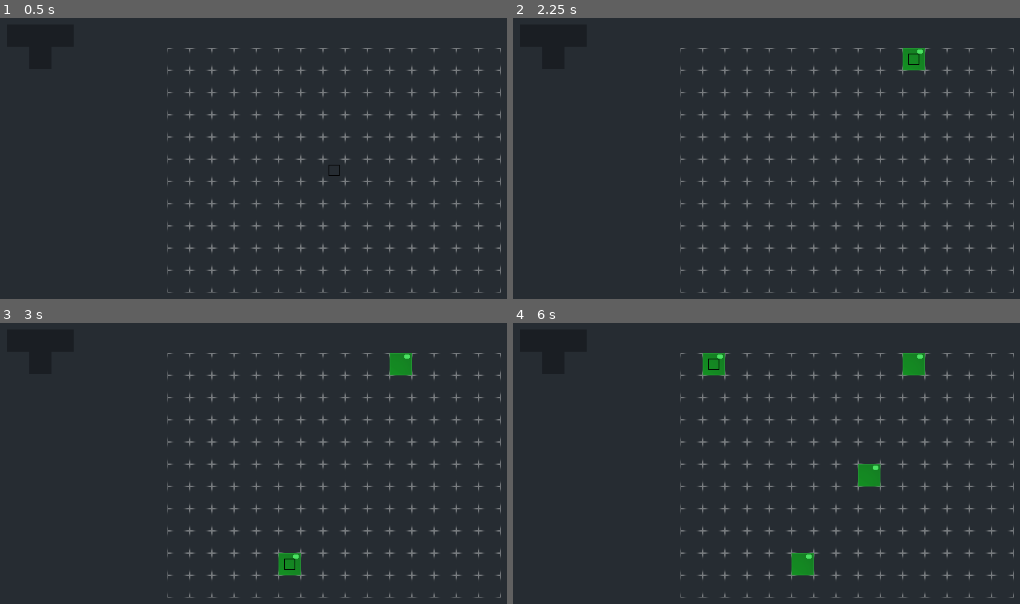
Above: before the commit, frames 1-4 (two rows, left to right).
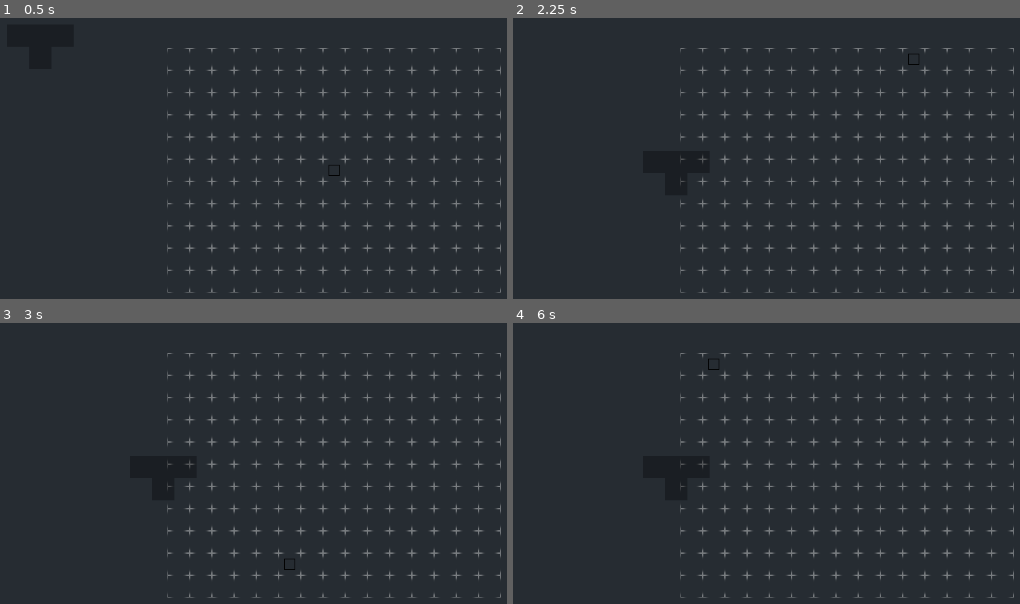
Above: after the commit, the same moments.

Repository: Greatmystic/DecorWizard
Game: Godot game, scene res://Content/Scenes/Levels/main.tscn
Same seed, same stepped clock (60 frames per second), same inputs: the game is played once before the commit and once after it.
Inputs (mouse positions are in pixels of both pictures, inside the frame that each line leads up to):
- Up to frame 1 (0.5 s): no input
- Up to frame 2 (2.25 s): tap Enter at 0.5, 2 s; move the mouse to (553, 57) at 0.52 s; click (553, 57) at 0.6 s; tap Space at 1.25 s; move the mouse to (675, 183) at 1.27 s; click (675, 183) at 1.35 s; move the mouse to (913, 62) at 2.02 s; click (913, 62) at 2.1 s
- Up to frame 3 (3 s): tap Space at 2.75 s; move the mouse to (283, 556) at 2.77 s; click (283, 556) at 2.85 s
- Up to frame 4 (6 s): tap Enter at 3.5 s; move the mouse to (outside the picture) at 3.52 s; click (outside the picture) at 3.6 s; tap Space at 4.25 s; move the mouse to (594, 398) at 4.27 s; click (594, 398) at 4.35 s; move the mouse to (878, 466) at 5.02 s; click (878, 466) at 5.1 s; move the mouse to (715, 353) at 5.77 s; click (715, 353) at 5.85 s

Frame 1 is identical in both runs. In frame 2, 0.4% of the frame differs, in the area x 32-82%, y 10-60%; in frame 3, 0.7%; in frame 4, 1.5%, in the area x 32-82%, y 10-91%.

Commit message:
Blocks can be placed and snap to the grid

Diff:
--- a/Content/Scenes/Blocks/Block T.tscn
+++ b/Content/Scenes/Blocks/Block T.tscn
@@ -7,12 +7,14 @@
 texture = ExtResource("2_67lfs")
 texture_region_size = Vector2i(32, 32)
 0:0/0 = 0
-1:0/0 = 0
-0:1/0 = 0
-1:1/0 = 0
+0:0/0/custom_data_1 = true
 
 [sub_resource type="TileSet" id="TileSet_av8p7"]
 tile_size = Vector2i(32, 32)
+custom_data_layer_0/name = "Writable"
+custom_data_layer_0/type = 1
+custom_data_layer_1/name = "Written"
+custom_data_layer_1/type = 1
 sources/0 = SubResource("TileSetAtlasSource_85t61")
 
 [node name="BlockT" type="Node2D"]
--- a/Content/Scenes/Levels/main.tscn
+++ b/Content/Scenes/Levels/main.tscn
@@ -36,6 +36,8 @@
 tile_size = Vector2i(32, 32)
 custom_data_layer_0/name = "Writable"
 custom_data_layer_0/type = 1
+custom_data_layer_1/name = "Written"
+custom_data_layer_1/type = 1
 sources/0 = SubResource("TileSetAtlasSource_sn1d1")
 sources/2 = SubResource("TileSetAtlasSource_02j58")
 sources/3 = SubResource("TileSetAtlasSource_v2qav")
@@ -44,7 +46,9 @@
 [node name="Root" type="Node2D"]
 metadata/_edit_horizontal_guides_ = [-32.0]
 
-[node name="BlockT" parent="." instance=ExtResource("6_kx40d")]
+[node name="Blocks" type="Node2D" parent="."]
+
+[node name="BlockT" parent="Blocks" instance=ExtResource("6_kx40d")]
 position = Vector2(169, 174)
 
 [node name="TileMap" type="TileMap" parent="."]
@@ -65,6 +69,7 @@
 [node name="ColorRect" type="ColorRect" parent="CanvasLayer"]
 offset_right = 1158.0
 offset_bottom = 650.0
+mouse_filter = 1
 color = Color(0.149466, 0.172486, 0.195049, 1)
 
 [node name="Camera2D" type="Camera2D" parent="."]
--- a/Content/Scripts/Block.gd
+++ b/Content/Scripts/Block.gd
@@ -1,22 +1,28 @@
 extends Node2D
 
+@onready var level = $"../../TileMap"
 @onready var small = $Small
 @onready var big = $Big
 
 var clicked = false
 var placable = true
-# Called when the node enters the scene tree for the first time.
-func _ready():
-	pass # Replace with function body.
-
 
 # Called every frame. 'delta' is the elapsed time since the previous frame.
-func _process(delta):
+func _process(_delta):
 	if clicked:
 		position = get_global_mouse_position()
 
 
-func _on_area_2d_input_event(viewport, event, shape_idx):
-	print("OKAY")
+func _on_area_2d_input_event(_viewport, event, _shape_idx):
 	if event is InputEventMouseButton and event.pressed and placable:
+		#if clicked == false:
+			#level.pickupBlock(self)
+			#clicked = true
+		#else:
+			#if level.placeBlock():
+				#clicked = true
+		if clicked == false:
+			level.pickupBlock(self)
+		else:
+			level.placeBlock()
 		clicked = !clicked
--- a/Content/Scripts/Level.gd
+++ b/Content/Scripts/Level.gd
@@ -1,20 +1,19 @@
 extends TileMap
 
-var selectedTile
+@onready var selectedTile = Vector2i(0,0);
+
+var selectedBlock = null;
+
 var selectionLayer = 2
 var placeLayer = 1
 
-func _ready():
-
-	selectedTile = Vector2i(0,0);
-
-
 
 func _process(_delta):
+	pass
 
-	#get new selection
+	##get new selection
 	var newSelectedTile = local_to_map(get_global_mouse_position())
-
+	#
 	if (selectedTile != newSelectedTile):
 
 		#erase and replace old selection with new
@@ -25,6 +24,29 @@
 		if (get_cell_tile_data(0, selectedTile)):
 			set_cell(selectionLayer, selectedTile, 2, Vector2i(0,0), 0)
 
-	if Input.is_action_just_pressed("Place"):
-		if (get_cell_tile_data(0, selectedTile)):
-			set_cell(placeLayer, selectedTile, 3, Vector2i(0,0), 0)
+	#if Input.is_action_just_pressed("Place"):
+		#if (get_cell_tile_data(0, selectedTile)):
+			#set_cell(placeLayer, selectedTile, 3, Vector2i(0,0), 0)
+
+
+func pickupBlock(block):
+	selectedBlock = block
+
+func placeBlock():
+	var newSelectedTile = local_to_map(get_global_mouse_position())
+	if (get_cell_tile_data(0, selectedTile)):
+		#if !canBlockBePlaced(selectedBlock, newSelectedTile):
+			#return false
+		selectedBlock.position = map_to_local(newSelectedTile)
+	selectedBlock = null
+	return true
+
+func canBlockBePlaced(block, pos):
+	#var usedCells = block.small.get_node("TileMap").get_used_cells(0)
+	#for c in usedCells:
+		#var newPos = pos + c
+		#print(newPos)
+		#var tileData = get_cell_tile_data(1, newPos)
+		#if tileData.get_custom_data("Written") or !tileData.get_custom_data("Writable"):
+			#return false
+	return true
Not shown: 1 places in Content/Scenes/Blocks/Block T.tscn that only renumber resources
Not shown: 1 places in Content/Scenes/Levels/main.tscn that only renumber resources
